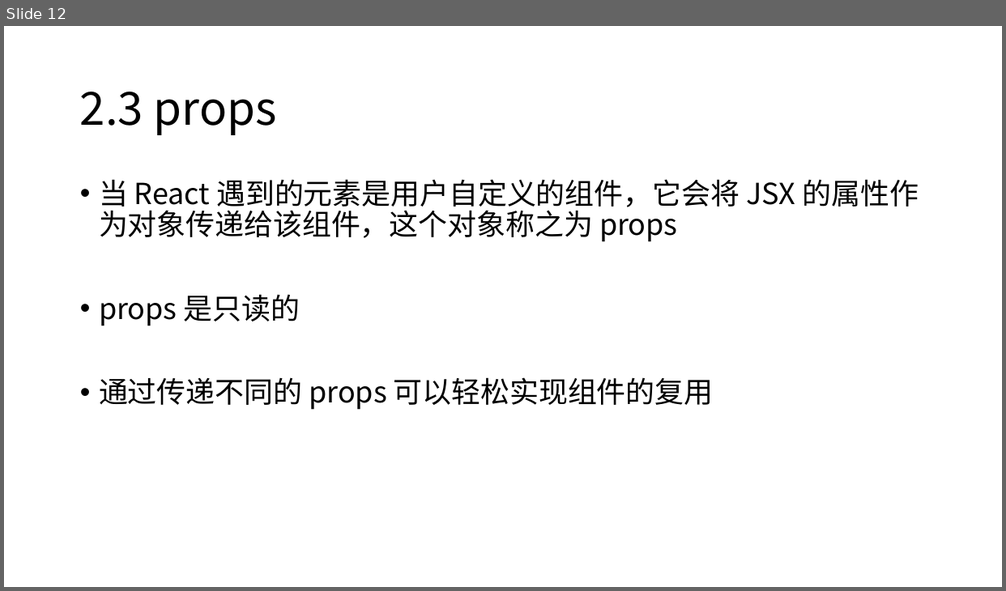
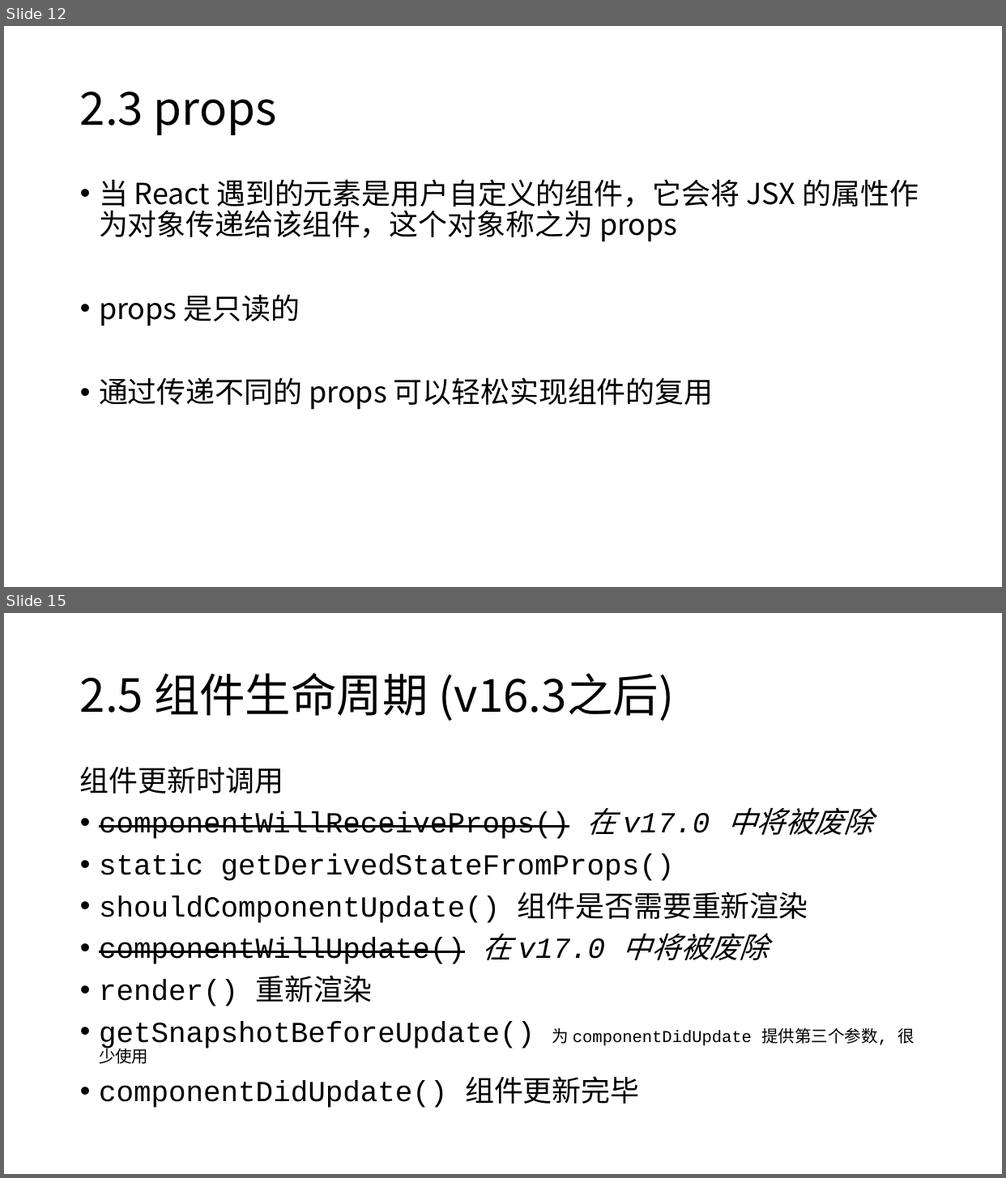
Before and after one commit to Zettat123/react_tutorial, a slide deck: slides/React 入门.pptx. Shown one above the other, each under a label of ours: slide 12 before the commit, slides 12 and 15 after it; the slides between them are not shown. The pictures are 1006x591 and 1006x1178 pixels, drawn with LibreOffice and Linux fonts; fonts in the diff are those of the drawing. Boxes give left, top, right and bottom in pixels: in the first picture for what was removed or moved away, otherwise in the second. Text is boxed around its words. In the diff, an @@ line names an element or a change of style, - is before the commit and + after.

```diff
--- a/slides/React 入门.pptx
+++ b/slides/React 入门.pptx
@@ slide 15 added at (4,613,1002,1174), background #FFFFFF @@
@@ title added at (80,673,674,721), 44 pt, text #000000 @@
+2.5 组件生命周期 (v16.3之后)
@@ text added at (80,766,914,1108), 28 pt, text #000000 @@
+组件更新时调用
+• componentWillReceiveProps() 在 v17.0 中将被废除
+• static getDerivedStateFromProps()
+• shouldComponentUpdate() 组件是否需要重新渲染
+• componentWillUpdate() 在 v17.0 中将被废除
+• render() 重新渲染
+• getSnapshotBeforeUpdate() 为 componentDidUpdate 提供第三个参数, 很少使用
+• componentDidUpdate() 组件更新完毕
```
Also in this commit, not shown: 1 slide changed, 3 other slides added, 6 other files.
